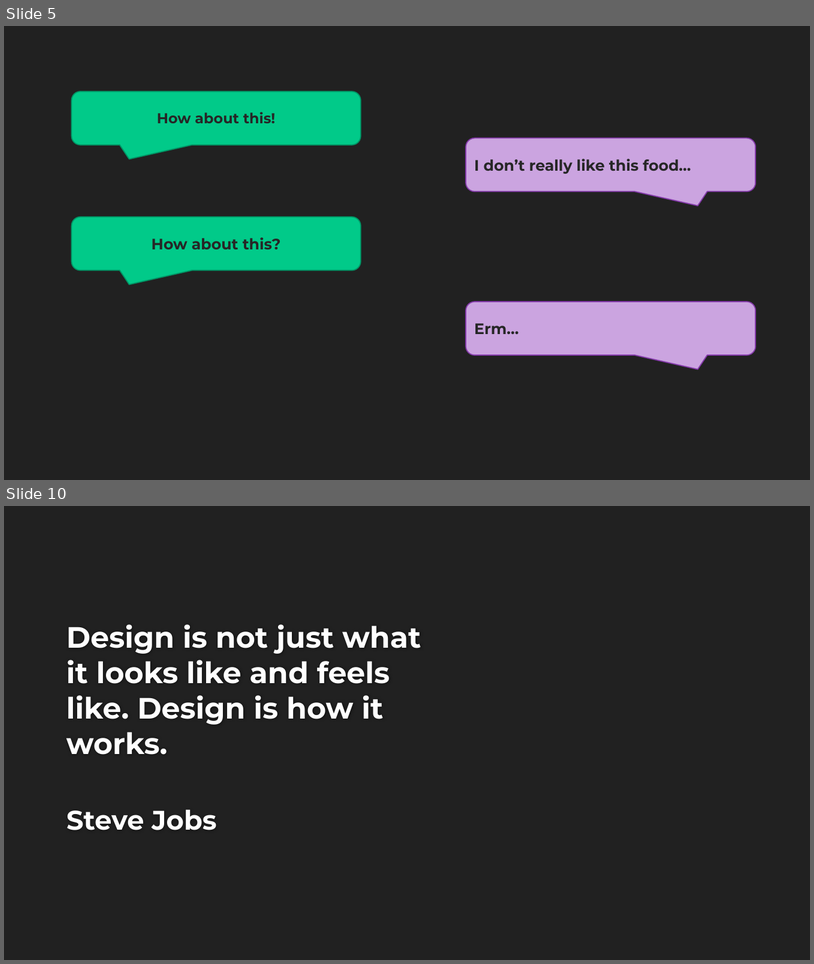
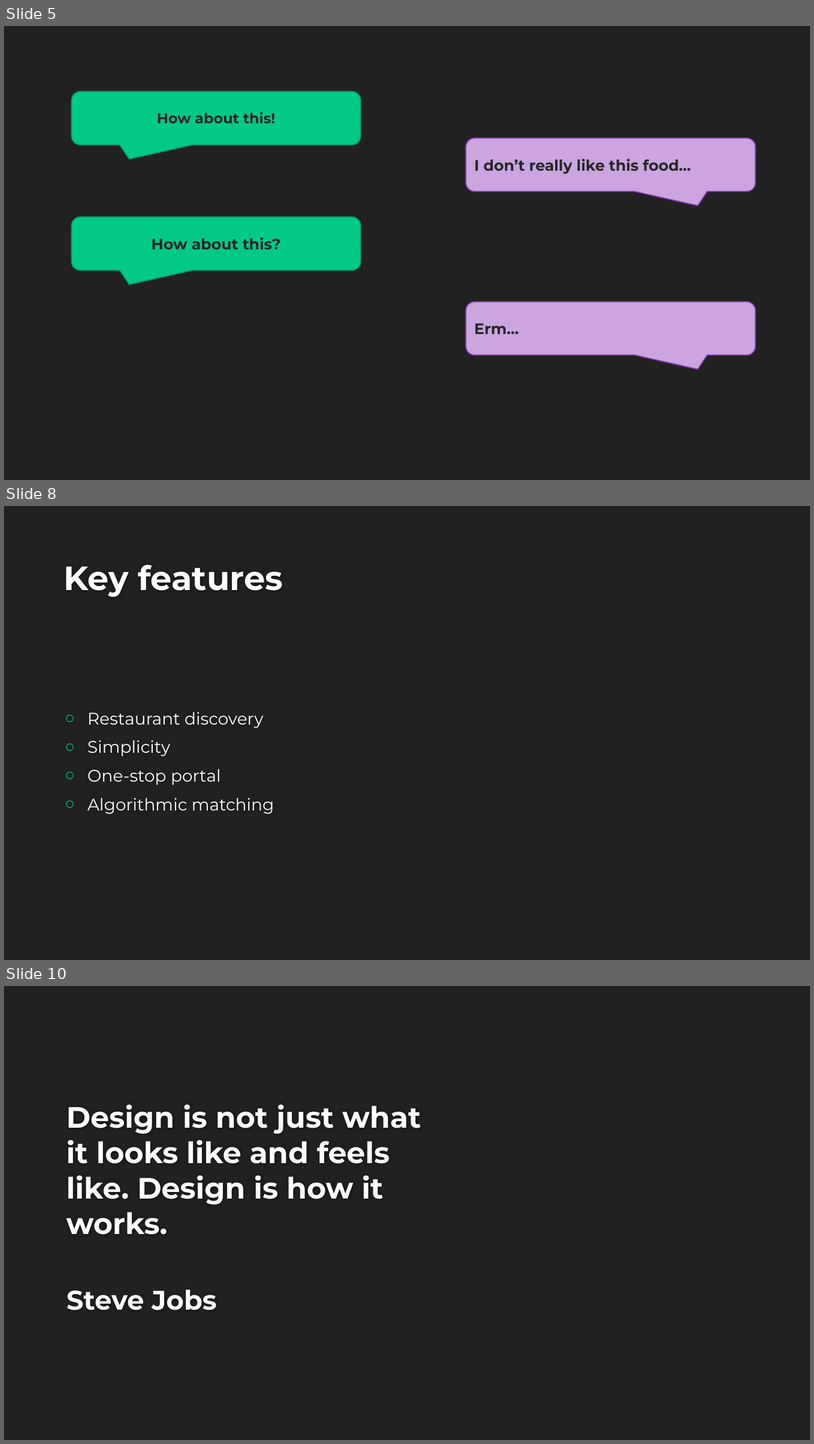
Before and after one commit to nathanshiaulam/cos333, a slide deck: Noms.pptx. Shown one above the other, each under a label of ours: slides 5 and 10 before the commit, slides 5, 8 and 10 after it; the slides between them are not shown. The pictures are 814x964 and 814x1444 pixels, drawn with LibreOffice and Linux fonts; fonts in the diff are those of the drawing; background and template pictures are left out. Boxes give left, top, right and bottom in pixels: in the first picture for what was removed or moved away, otherwise in the second. Text is boxed around its words. In the diff, an @@ line names an element or a change of style, - is before the commit and + after.

```diff
--- a/Noms.pptx
+++ b/Noms.pptx
@@ slide 8 added at [4, 506, 810, 960], background #212121 @@
@@ title added at [63, 565, 284, 597], 40 pt, text #FEFEFE, bold @@
+Key features
@@ text added at [87, 712, 274, 814], 20 pt, text #FFFFFF @@
+○ Restaurant discovery
+○ Simplicity
+○ One-stop portal
+○ Algorithmic matching
```
Also in this commit, not shown: 3 slides changed, 3 other slides added, 3 slides removed.
